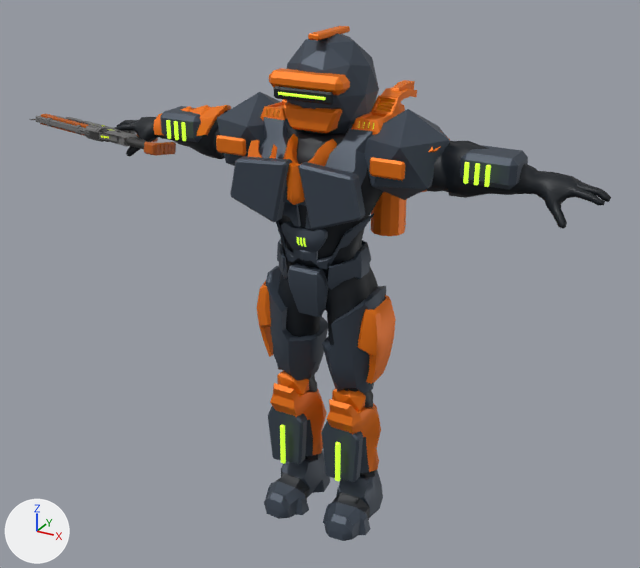
An edit to the glTF model public/ev-default.glb, drawn before and after from the same camera.
The view is the same before and after, from a 50 mm camera at (1.87, -3.58, 3.03) aimed at (-0.11, 0.03, 1.22). The lights are fixed; the arrows at lower left show +X, +Y and +Z. The picture after the commit comes second.

The first picture shows 'Auto Rifle - original mesh', 'EV.IO Default - Armor'.
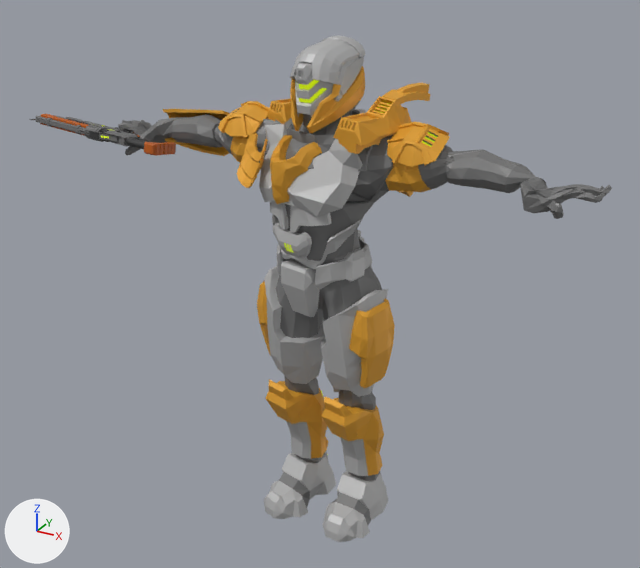
The change, as JSON lines over the scene's bpy script:
```json
{"op": "add", "block": "mat_default___material_3", "code": ["mat_default___material_3 = principled_material('Default | material 3')", "mat_default___material_3.base_color = (0.0, 0.0, 0.0)  # black #000000", "mat_default___material_3.metallic = 0.25", "mat_default___material_3.roughness = 0.54", "mat_default___material_3.emission_color = (0.487, 0.614, 0.0)  # yellow #b9ce00", "mat_default___material_3.emission_strength = 1.0"]}
{"op": "add", "block": "mat_default___material_0", "code": ["mat_default___material_0 = principled_material('Default | material 0')", "mat_default___material_0.base_color = (0.188, 0.188, 0.188)  # grey #787878", "mat_default___material_0.metallic = 0.25", "mat_default___material_0.roughness = 0.54"]}
{"op": "add", "block": "mat_default___material_2", "code": ["mat_default___material_2 = principled_material('Default | material 2')", "mat_default___material_2.base_color = (0.471, 0.471, 0.471)  # grey #b7b7b7", "mat_default___material_2.metallic = 0.25", "mat_default___material_2.roughness = 0.54"]}
{"op": "add", "block": "mat_default___material_1", "code": ["mat_default___material_1 = principled_material('Default | material 1')", "mat_default___material_1.base_color = (0.773, 0.369, 0.0314)  # orange #e4a432", "mat_default___material_1.metallic = 0.25", "mat_default___material_1.roughness = 0.54"]}
{"op": "add", "block": "me_kryx_fitted_mesh_001", "code": ["me_kryx_fitted_mesh_001 = bpy.data.meshes.new('Kryx fitted mesh.001')", "me_kryx_fitted_mesh_001.from_pydata(...)  # 3587 vertices, 6653 faces; spans x -0.98..0.56, y -0.42..0.35, z -0.01..2.46", "# faces by material slot: [701, 2941, 2865, 146]", "me_kryx_fitted_mesh_001.materials.append(mat_default___material_0)  # grey #787878", "me_kryx_fitted_mesh_001.materials.append(mat_default___material_1)  # orange #e4a432", "me_kryx_fitted_mesh_001.materials.append(mat_default___material_2)  # grey #b7b7b7", "me_kryx_fitted_mesh_001.materials.append(mat_default___material_3)  # black #000000, glowing yellow #b9ce00"]}
{"op": "add", "block": "me_kryx_fitted_mesh", "code": ["me_kryx_fitted_mesh = bpy.data.meshes.new('Kryx fitted mesh')", "me_kryx_fitted_mesh.from_pydata(...)  # 1348 vertices, 2676 faces; spans x -1.24..1.26, y -0.36..0.13, z 0.57..2.42", "# faces by material slot: [2564, 112]", "me_kryx_fitted_mesh.materials.append(mat_default___material_0)  # grey #787878", "me_kryx_fitted_mesh.materials.append(mat_default___material_1)  # orange #e4a432"]}
{"op": "remove", "block": "ob_ev_io_default___armor", "code": ["ob_ev_io_default___armor = bpy.data.objects.new('EV.IO Default - Armor', me_armor___source_topology)", "ob_ev_io_default___armor.location = (0.0, 0.0, 0.0)"]}
{"op": "add", "block": "ob_remake_84_1", "code": ["ob_remake_84_1 = bpy.data.objects.new('remake_84_1', me_kryx_fitted_mesh_001)", "ob_remake_84_1.location = (0.0, 0.0, 0.0)"]}
{"op": "add", "block": "ob_remake_84_0", "code": ["ob_remake_84_0 = bpy.data.objects.new('remake_84_0', me_kryx_fitted_mesh)", "ob_remake_84_0.location = (0.0, 0.0, 0.0)"]}
```

Location of each change, [x1, y1, x2, y2] in pixels of the pictures (640 x 568 px):
```json
{"object": "EV.IO Default - Armor", "change": "deleted", "before": [114, 26, 611, 541], "faces in mat_armor___gray_001 (dark blue #414b58)": [160, 33, 528, 541], "faces in mat_armor___orange_001 (orange #f07808)": [153, 26, 450, 472], "faces in mat_undersuit___charcoal_001 (black #101820)": [114, 86, 611, 520], "faces in mat_visor_and_accents___emissive_lime_001 (green #c7ff34, glowing green #a4d329)": [166, 92, 491, 482]}
{"object": "remake_84_1", "change": "added", "after": [163, 35, 450, 542], "faces in mat_default___material_2 (grey #b7b7b7)": [259, 35, 388, 542], "faces in mat_default___material_1 (orange #e4a432)": [163, 66, 450, 476], "faces in mat_default___material_0 (grey #787878)": [234, 101, 438, 525], "faces in mat_default___material_3 (black #000000, glowing yellow #b9ce00)": [284, 80, 437, 455]}
{"object": "remake_84_0", "change": "added", "after": [118, 111, 612, 410], "faces in mat_default___material_0 (grey #787878)": [118, 111, 612, 410], "faces in mat_default___material_1 (orange #e4a432)": [230, 137, 431, 192]}
```
